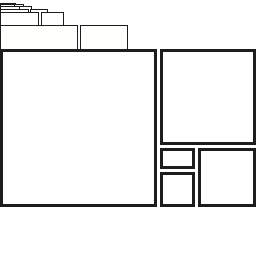
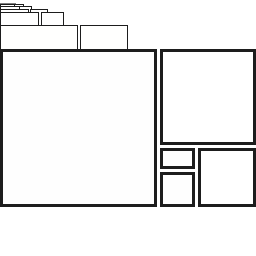
Comparing the layer stacks of the two 256x256 images. Changes:
painted on "16x16" over [0, 3, 16, 4]
